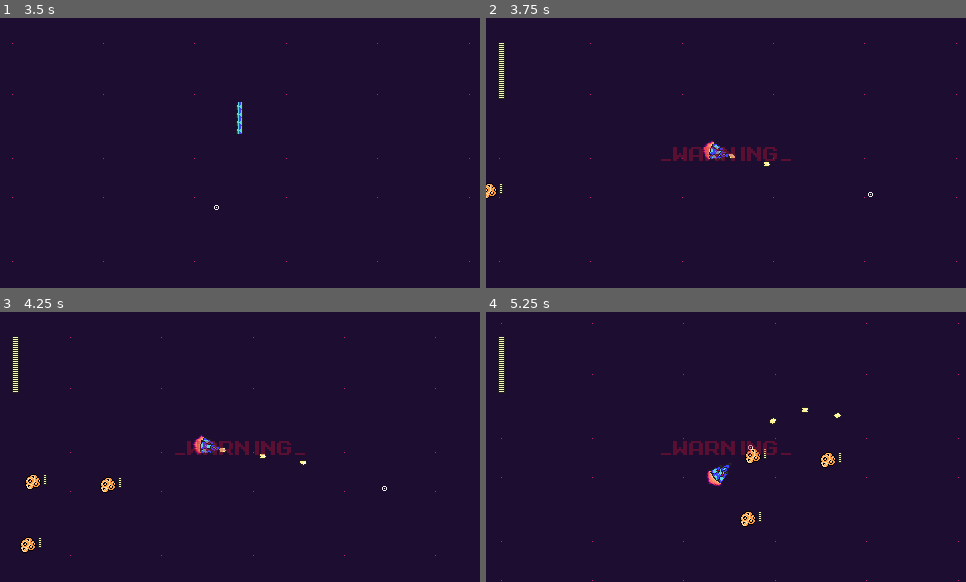
Above: before the commit, frames 1-4 (two rows, left to right).
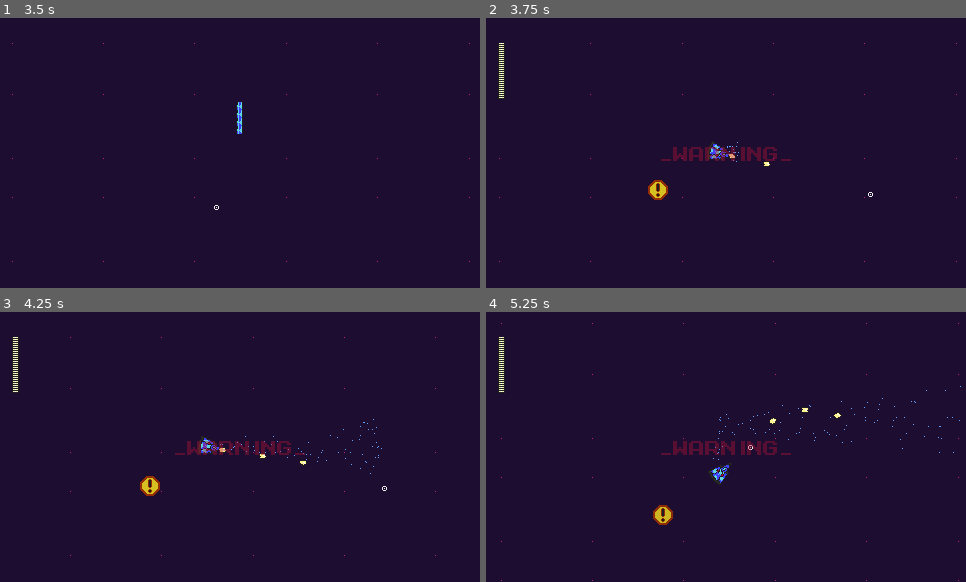
Above: after the commit, the same moments.

Repository: PKGaspi/Mega-Man-Space-2
Game: Godot game, scene res://scenes/space.tscn
The game is run twice, just before and just after one commit, with the same random seed, the same clock (stepped at 60 frames per second) and the same inputs.
Inputs (mouse positions are in pixels of both pictures, inside the frame that each line leads up to):
- Up to frame 1 (3.5 s): tap Enter at 0.5, 2 s; move the mouse to (345, 139) at 0.52 s; press the mouse at (345, 139) at 0.53 s; hold D (keyboard_move_right) 0.53-1.28 s; tap Space at 1.25, 2.75 s; move the mouse to (144, 166) at 1.27 s; release the mouse at (144, 166) at 1.28 s; hold S (keyboard_move_down) 1.28-2.03 s; click (144, 166) at 1.35 s; move the mouse to (288, 93) at 2.02 s; press the mouse at (288, 93) at 2.03 s; hold D (keyboard_move_right) 2.03-2.78 s; move the mouse to (216, 207) at 2.77 s; release the mouse at (216, 207) at 2.78 s; hold W (keyboard_move_up) from 2.78 s (still down); click (216, 207) at 2.85 s
- Up to frame 2 (3.75 s): tap Enter at 3.5 s; move the mouse to (870, 193) at 3.52 s; release W (keyboard_move_up) at 3.53 s; press the mouse at (870, 193) at 3.53 s; hold A (keyboard_move_left) from 3.53 s (still down)
- Up to frame 3 (4.25 s): keep holding A (keyboard_move_left)
- Up to frame 4 (5.25 s): move the mouse to (582, 406) at 4.27 s; release the mouse at (582, 406) at 4.28 s; click (582, 406) at 4.35 s; move the mouse to (750, 447) at 5.02 s; release A (keyboard_move_left) at 5.03 s; press the mouse at (750, 447) at 5.03 s; hold S (keyboard_move_down) from 5.03 s (still down)

Frame 1 is identical in both runs. In frame 2, 0.4% of the frame differs, in the area x 0-53%, y 45-68%; in frame 3, 0.8%; in frame 4, 0.9%, in the area x 34-99%, y 27-80%.

Commit message:
Replaced Mega Ship fire with propulsion particles (WIP). Fixed minor things.

Diff:
--- a/godot_proyect/scenes/characters/megaship/megaship.tscn
+++ b/godot_proyect/scenes/characters/megaship/megaship.tscn
@@ -19,7 +19,7 @@
 [ext_resource path="res://assets/sprites/megaship/fire/megaship_fire_2.png" type="Texture" id=17]
 [ext_resource path="res://assets/sprites/megaship/fire/megaship_fire_0.png" type="Texture" id=18]
 [ext_resource path="res://assets/sprites/megaship/fire/megaship_fire_1.png" type="Texture" id=19]
-[ext_resource path="res://assets/sprites/megaship/megaship_mask.png" type="Texture" id=20]
+[ext_resource path="res://assets/sprites/megaship/megaship.png" type="Texture" id=20]
 [ext_resource path="res://assets/sprites/megaship/megaship_hit_particle_0.png" type="Texture" id=21]
 [ext_resource path="res://assets/sprites/megaship/megaship_hit_particle_1.png" type="Texture" id=22]
 [ext_resource path="res://assets/sprites/megaship/megaship_hit_particle_2.png" type="Texture" id=23]
@@ -74,10 +74,9 @@
 }
 "
 
-[sub_resource type="ShaderMaterial" id=5]
-shader = SubResource( 4 )
+[sub_resource type="ShaderMaterial" id=11]
+shader = SubResource( 10 )
 shader_param/palette_size = 8.0
-shader_param/mask = ExtResource( 20 )
 
 [sub_resource type="ParticlesMaterial" id=6]
 flag_disable_z = true
@@ -96,12 +95,24 @@
 frame_2/texture = ExtResource( 23 )
 frame_2/delay_sec = 0.0
 
+[sub_resource type="ParticlesMaterial" id=9]
+emission_shape = 1
+emission_sphere_radius = 4.0
+flag_disable_z = true
+spread = 50.0
+gravity = Vector3( 0, 0, 0 )
+initial_velocity = 50.0
+orbit_velocity = 0.0
+orbit_velocity_random = 0.0
+linear_accel = -5.0
+color = Color( 0.380392, 0.635294, 1, 1 )
+
 [sub_resource type="AudioStreamSample" id=8]
 data = PoolByteArray( 154, 249, 151, 249, 186, 37, 189, 37, 15, 105, 15, 105, 113, 108, 110, 108, 200, 101, 200, 101, 1 …(110406 unchanged characters)…
 format = 1
 stereo = true
 
-[node name="Megaship" instance=ExtResource( 1 )]
+[node name="Megaship" index="0" instance=ExtResource( 1 )]
 rotation = -1.5708
 collision_layer = 1
 collision_mask = 28
@@ -112,46 +123,61 @@
 palettes = SubResource( 1 )
 
 [node name="CollisionShape2D" type="CollisionShape2D" parent="." index="0"]
+visible = false
 position = Vector2( 0, -0.5 )
 rotation = -4.71239
 scale = Vector2( 1.3, 1.76 )
 shape = SubResource( 2 )
 
 [node name="SprFire" type="AnimatedSprite" parent="." index="1"]
+visible = false
 z_index = -1
 frames = SubResource( 3 )
 animation = "max"
 
 [node name="SprShip" type="Sprite" parent="." index="2"]
-material = SubResource( 5 )
+material = SubResource( 11 )
 z_index = -2
+texture = ExtResource( 20 )
 
 [node name="HitParticles" type="Particles2D" parent="." index="3"]
 z_index = 1
 emitting = false
 amount = 3
-lifetime = 0.7
 one_shot = true
+preprocess = 0.2
 explosiveness = 1.0
+local_coords = false
 process_material = SubResource( 6 )
 texture = SubResource( 7 )
 
-[node name="SndShoot" type="AudioStreamPlayer2D" parent="." index="4"]
+[node name="PropulsionParticles" type="Particles2D" parent="." index="4"]
+position = Vector2( -0.5, -0.5 )
+rotation = 3.14159
+z_index = -3
+emitting = false
+amount = 100
+preprocess = 0.15
+randomness = 0.3
+local_coords = false
+process_material = SubResource( 9 )
+
+[node name="SndShoot" type="AudioStreamPlayer2D" parent="." index="5"]
 stream = ExtResource( 24 )
 
-[node name="SndTeleport" type="AudioStreamPlayer2D" parent="." index="5"]
+[node name="SndTeleport" type="AudioStreamPlayer2D" parent="." index="6"]
 stream = SubResource( 8 )
 
-[node name="SndHit" type="AudioStreamPlayer2D" parent="." index="6"]
+[node name="SndHit" type="AudioStreamPlayer2D" parent="." index="7"]
 stream = ExtResource( 25 )
 
-[node name="SndWeaponSwap" type="AudioStreamPlayer2D" parent="." index="7"]
+[node name="SndWeaponSwap" type="AudioStreamPlayer2D" parent="." index="8"]
 stream = ExtResource( 26 )
 
-[node name="SndUpgrade" type="AudioStreamPlayer2D" parent="." index="8"]
+[node name="SndUpgrade" type="AudioStreamPlayer2D" parent="." index="9"]
 stream = ExtResource( 27 )
 
-[node name="Camera2D" type="Camera2D" parent="." index="13"]
+[node name="Camera2D" type="Camera2D" parent="." index="14"]
 current = true
 process_mode = 0
 smoothing_enabled = true
--- a/godot_proyect/scenes/characters/megaship/megaship_death.tscn
+++ b/godot_proyect/scenes/characters/megaship/megaship_death.tscn
@@ -7,14 +7,15 @@
 [ext_resource path="res://assets/sprites/enemies/enemy_death_particle_3.png" type="Texture" id=5]
 [ext_resource path="res://assets/sfx/megaship/death.wav" type="AudioStream" id=6]
 
-[sub_resource type="ParticlesMaterial" id=3]
+[sub_resource type="ParticlesMaterial" id=1]
 flag_disable_z = true
 spread = 0.0
 gravity = Vector3( 0, 0, 0 )
-initial_velocity = 25.0
+initial_velocity = 50.0
+angular_velocity = 1.05
 orbit_velocity = 0.0
 orbit_velocity_random = 0.0
-linear_accel = -5.0
+linear_accel = -10.0
 
 [sub_resource type="AnimatedTexture" id=2]
 frames = 4
@@ -27,23 +28,25 @@
 frame_3/texture = ExtResource( 5 )
 frame_3/delay_sec = 0.0
 
-[sub_resource type="ParticlesMaterial" id=1]
+[sub_resource type="ParticlesMaterial" id=3]
 flag_disable_z = true
 spread = 0.0
 gravity = Vector3( 0, 0, 0 )
-initial_velocity = 50.0
+initial_velocity = 100.0
+angular_velocity = 1.06531e-038
 orbit_velocity = 0.0
 orbit_velocity_random = 0.0
-linear_accel = -7.0
+linear_accel = -14.0
 
 [sub_resource type="ParticlesMaterial" id=4]
 flag_disable_z = true
 spread = 0.0
 gravity = Vector3( 0, 0, 0 )
-initial_velocity = 50.0
+initial_velocity = 100.0
+angular_velocity = 0.000169926
 orbit_velocity = 0.0
 orbit_velocity_random = 0.0
-linear_accel = -7.0
+linear_accel = -14.0
 angle = 45.0
 
 [node name="Death" type="Node2D"]
@@ -55,7 +58,7 @@
 lifetime = 5.0
 one_shot = true
 explosiveness = 1.0
-process_material = SubResource( 3 )
+process_material = SubResource( 1 )
 texture = SubResource( 2 )
 
 [node name="InnerParticles90" type="Particles2D" parent="."]
@@ -65,7 +68,7 @@
 lifetime = 5.0
 one_shot = true
 explosiveness = 1.0
-process_material = SubResource( 3 )
+process_material = SubResource( 1 )
 texture = SubResource( 2 )
 
 [node name="InnerParticles180" type="Particles2D" parent="."]
@@ -75,7 +78,7 @@
 lifetime = 5.0
 one_shot = true
 explosiveness = 1.0
-process_material = SubResource( 3 )
+process_material = SubResource( 1 )
 texture = SubResource( 2 )
 
 [node name="InnerParticles270" type="Particles2D" parent="."]
@@ -85,7 +88,7 @@
 lifetime = 5.0
 one_shot = true
 explosiveness = 1.0
-process_material = SubResource( 3 )
+process_material = SubResource( 1 )
 texture = SubResource( 2 )
 
 [node name="ExternParticles0" type="Particles2D" parent="."]
@@ -94,7 +97,7 @@
 lifetime = 5.0
 one_shot = true
 explosiveness = 1.0
-process_material = SubResource( 1 )
+process_material = SubResource( 3 )
 texture = SubResource( 2 )
 
 [node name="ExternParticles45" type="Particles2D" parent="."]
@@ -114,7 +117,7 @@
 lifetime = 5.0
 one_shot = true
 explosiveness = 1.0
-process_material = SubResource( 1 )
+process_material = SubResource( 3 )
 texture = SubResource( 2 )
 
 [node name="ExternParticles135" type="Particles2D" parent="."]
@@ -134,7 +137,7 @@
 lifetime = 5.0
 one_shot = true
 explosiveness = 1.0
-process_material = SubResource( 1 )
+process_material = SubResource( 3 )
 texture = SubResource( 2 )
 
 [node name="ExternParticles225" type="Particles2D" parent="."]
@@ -154,7 +157,7 @@
 lifetime = 5.0
 one_shot = true
 explosiveness = 1.0
-process_material = SubResource( 1 )
+process_material = SubResource( 3 )
 texture = SubResource( 2 )
 
 [node name="ExternParticles315" type="Particles2D" parent="."]
--- a/godot_proyect/scripts/characters/character.gd
+++ b/godot_proyect/scripts/characters/character.gd
@@ -62,8 +62,11 @@
 func set_visibility(value):
 	visible = value
 
+func get_visibility():
+	return visible
+
 func toggle_visibility():
-	visible = !visible
+	set_visibility(!get_visibility())
 
 func update_bar(bar, new_value, new_max_value):
 	bar.update_values(new_value, new_max_value)
--- a/godot_proyect/scripts/characters/enemy.gd
+++ b/godot_proyect/scripts/characters/enemy.gd
@@ -32,8 +32,6 @@
 	var motion = dir * move_speed
 	move_and_slide(motion)
 
-	hp_bar.position = hp_bar_offset
-
 func init(pos):
 	global_position = pos
 
--- a/godot_proyect/scripts/characters/enemy_generator.gd
+++ b/godot_proyect/scripts/characters/enemy_generator.gd
@@ -14,7 +14,7 @@
 
 # Zone where enemies spawn.
 const AREA_SIZE = Vector2(200, 200)
-const AREA_LIMITS = Rect2(Vector2(-200, -200), Vector2(400, 400))
+const AREA_LIMITS = Rect2(Vector2(-2000, -2000), Vector2(4000, 4000))
 var min_distance : float = AREA_LIMITS.size.length() / 4
 var max_distance : float = AREA_LIMITS.size.length() / 2
 var spawn_area : Rect2
--- a/godot_proyect/scripts/characters/megaship/megaship.gd
+++ b/godot_proyect/scripts/characters/megaship/megaship.gd
@@ -156,6 +156,11 @@
 		fire(n_cannons)
 		auto_fire = 0
 
+	# Emit propulsion particles.
+	$PropulsionParticles.emitting = speed != 0
+	var propulsion_dir = - motion_dir
+	$PropulsionParticles.global_rotation = propulsion_dir.angle()
+
 	########## TEST
 	if Input.is_action_just_pressed("ui_down"):
 		previous_weapon()
@@ -177,6 +182,12 @@
 	ammo[active_weapon] += relative_ammo
 	update_bar(ammo_bar, ammo[active_weapon], ammo_max)
 
+func set_visibility(value):
+	$SprShip.visible = value
+
+func get_visibility():
+	return $SprShip.visible
+
 func update_bars():
 	update_bar(hp_bar, hp, hp_max)
 	update_bar(ammo_bar, ammo[active_weapon], ammo_max)
@@ -184,14 +195,15 @@
 func take_damage(damage):
 	.take_damage(damage)
 	$HitParticles.emitting = true
+	$HitParticles.restart()
 	update_bar(hp_bar, hp, hp_max)
 
 func set_fire_sprite():
 	if speed == 0:
 		pass
-		$SprFire.visible = false
-	else:
-		$SprFire.visible = true
+		#$SprFire.visible = false
+	else:
+		#$SprFire.visible = true
 		if speed == MOVE_SPEED_MAX * speed_multiplier:
 			$SprFire.play("max")
 		else:
@@ -361,6 +373,7 @@
 
 	var new_sprite = $SprShip.duplicate()
 	new_sprite.global_rotation = global_rotation
+	new_sprite.visible = true
 	inst.add_child(new_sprite)
 
 	# Tell everyone that I'm dead.
Not shown: 2 places in godot_proyect/scenes/characters/megaship/megaship.tscn that only renumber resources
